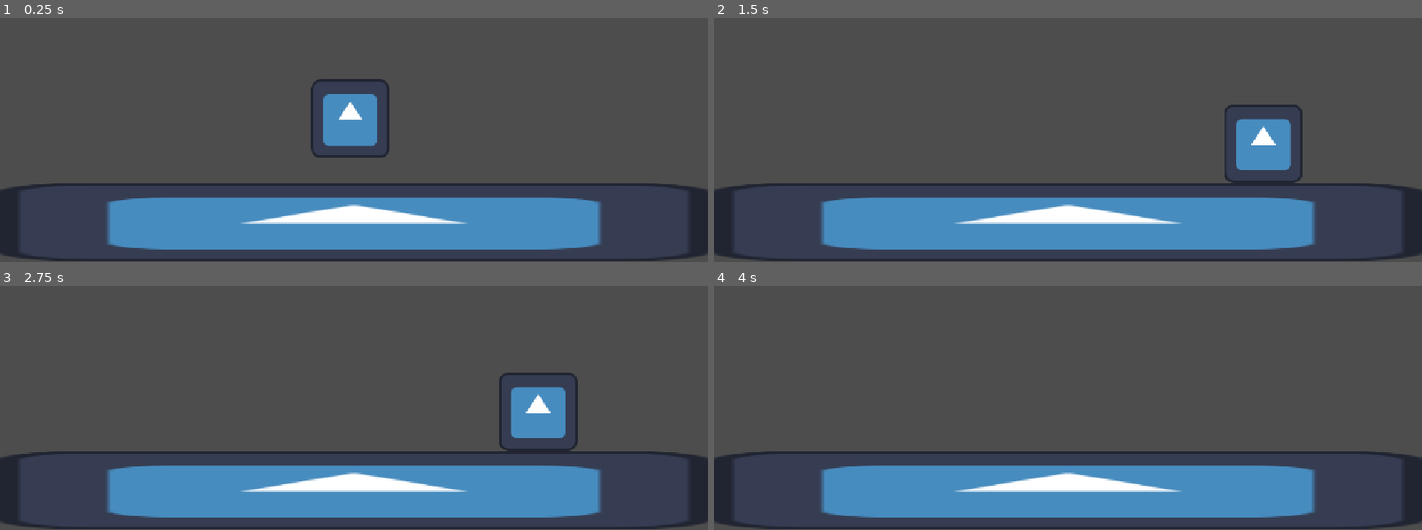
Above: before the commit, frames 1-4 (two rows, left to right).
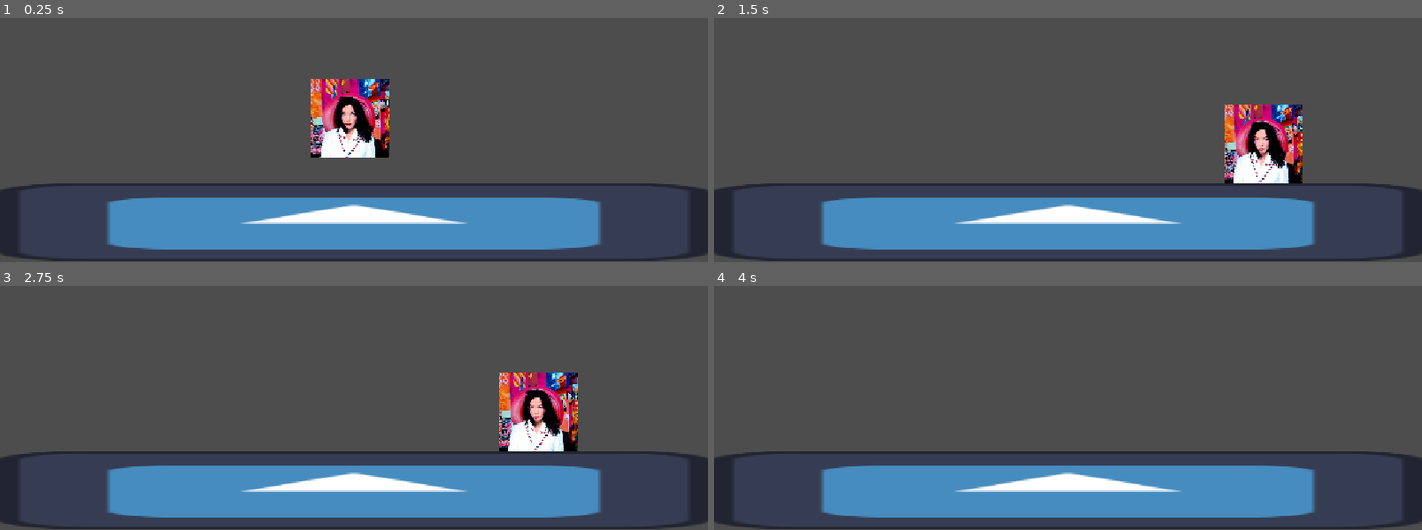
Above: after the commit, the same moments.

Repository: itaytea/gamejamfall
Game: Godot game, scene res://Scenes/test.tscn
Two runs of this game, one before a commit and one after it. Both use one fixed random seed, a clock stepped at 60 frames per second and the inputs below. The engine's default icon, where the game draws it, is replaced by a stand-in: a white triangle on a blue panel in a dark square.
Inputs:
- Up to frame 1 (0.25 s): no input
- Up to frame 2 (1.5 s): hold Right (move_right) from 0.53 s (still down); tap W (jump) at 0.77 s
- Up to frame 3 (2.75 s): tap W (jump) at 1.52 s; release Right (move_right) at 2.03 s; hold Left (move_left) from 2.03 s (still down)
- Up to frame 4 (4 s): release Left (move_left) at 2.78 s; hold Right (move_right) from 2.78 s (still down); tap W (jump) at 3.02, 3.77 s

The runs differ from the first frame. In frame 1, 3.6% of the frame differs, in the area x 43-55%, y 25-58%; in frame 2, 3.5%; in frame 3, 3.6%, in the area x 70-82%, y 35-68%; in frame 4, nothing differs.

Commit message:
Changed texture

Diff:
--- a/gamejamfall/Scenes/test.tscn
+++ b/gamejamfall/Scenes/test.tscn
@@ -2,6 +2,7 @@
 
 [ext_resource type="Script" uid="uid://45kohodrbmhq" path="res://Scripts/player.gd" id="1_8od7v"]
 [ext_resource type="Texture2D" uid="uid://d2qotwwv8jht3" path="res://icon.svg" id="2_qc4db"]
+[ext_resource type="Texture2D" uid="uid://dlhxmum4smaf" path="res://Sprites/icon.jpg" id="3_qc4db"]
 
 [sub_resource type="RectangleShape2D" id="RectangleShape2D_6onfq"]
 size = Vector2(128, 128)
@@ -29,7 +30,8 @@
 script = ExtResource("1_8od7v")
 
 [node name="Sprite2D" type="Sprite2D" parent="Player" unique_id=2119333423]
-texture = ExtResource("2_qc4db")
+scale = Vector2(0.286, 0.286)
+texture = ExtResource("3_qc4db")
 
 [node name="CollisionShape2D" type="CollisionShape2D" parent="Player" unique_id=166544698]
 shape = SubResource("RectangleShape2D_5oalh")
